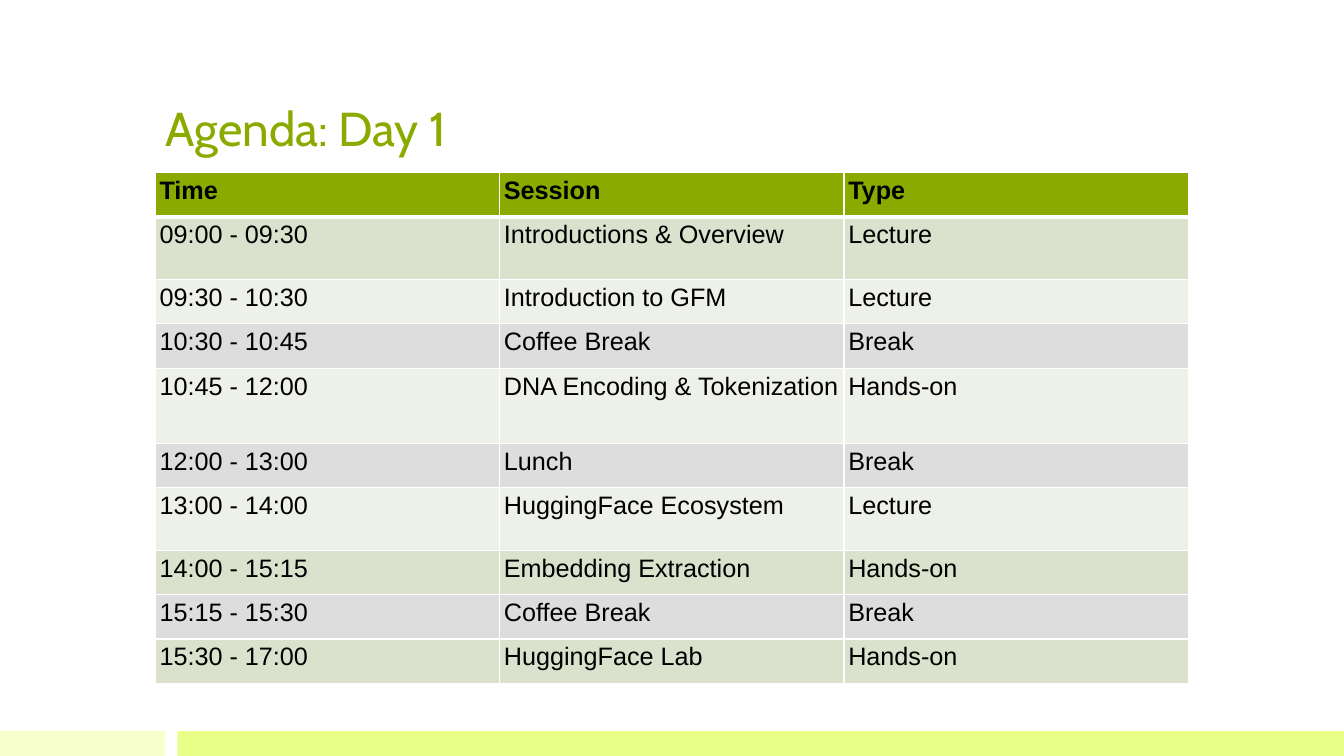
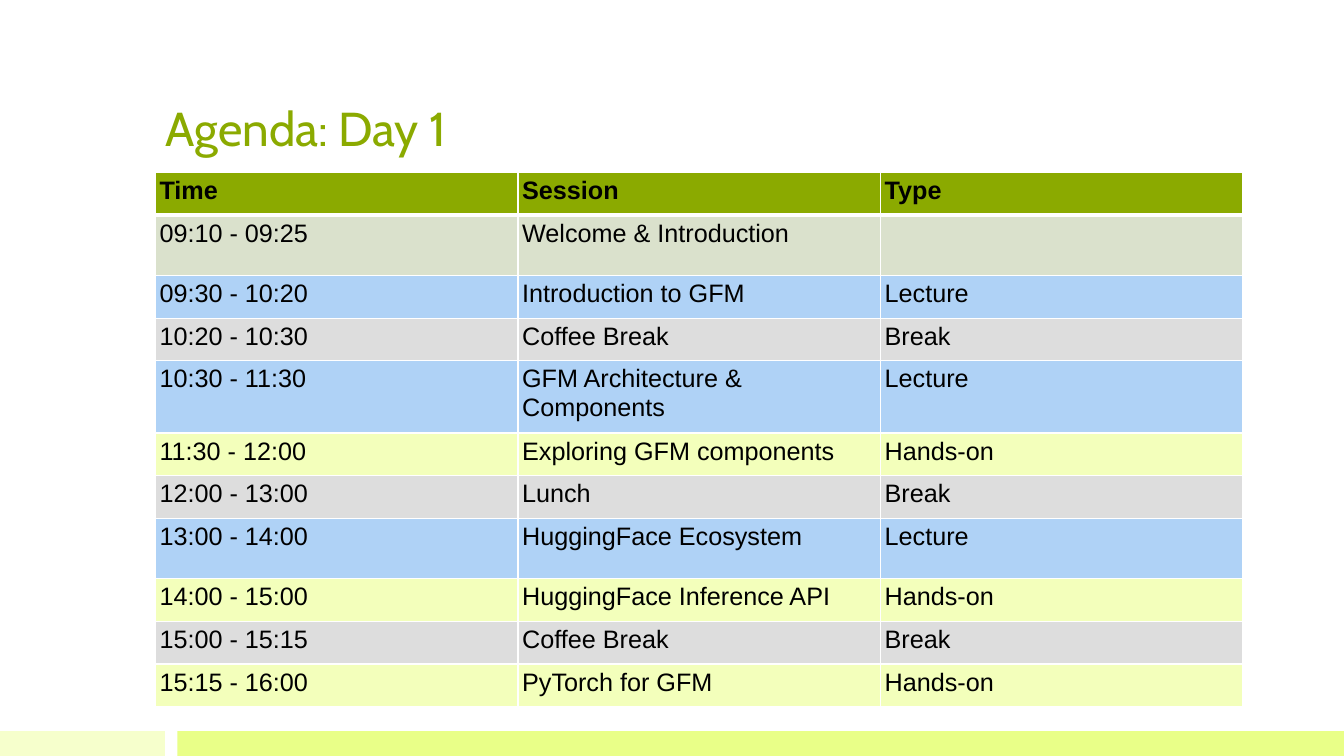
Before and after one commit to bioinfo-kaust/gfm-workshop, a slide deck: slide 5 of lecture_slides/00_workshop_introduction.pptx. Drawn at 1344x756 pixels with LibreOffice and Linux fonts; fonts in the diff are those of the drawing. Boxes give left, top, right and bottom in pixels: in the first picture for what was removed or moved away, otherwise in the second. Text is boxed around its words. In the diff, an @@ line names an element or a change of style, - is before the commit and + after.

Commit message:
Update workshop introduction slide

```diff
--- a/lecture_slides/00_workshop_introduction.pptx
+++ b/lecture_slides/00_workshop_introduction.pptx
@@ table at (155, 172, 1244, 707) @@
-row 2: 09:00 - 09:30 | Introductions & Overview | Lecture
-row 3: 09:30 - 10:30 | Introduction to GFM | Lecture
-row 4: 10:30 - 10:45 | Coffee Break | Break
-row 5: 10:45 - 12:00 | DNA Encoding & Tokenization | Hands-on
+row 2: 09:10 - 09:25 | Welcome & Introduction | 
+row 3: 09:30 - 10:20 | Introduction to GFM | Lecture
+row 4: 10:20 - 10:30 | Coffee Break | Break
+row 5: 10:30 - 11:30 | GFM Architecture & Components | Lecture
+row 6: 11:30 - 12:00 | Exploring GFM components | Hands-on
-row 9, column 1: 14:00 - 15:15
+row 9, column 1: 14:00 - 15:00
-row 9, column 2: Embedding Extraction
+row 9, column 2: HuggingFace Inference API
-row 10, column 1: 15:15 - 15:30
+row 10, column 1: 15:00 - 15:15
-row 11, column 1: 15:30 - 17:00
+row 11, column 1: 15:15 - 16:00
-row 11, column 2: HuggingFace Lab
+row 11, column 2: PyTorch for GFM
@@ table: place and size @@
-table at (155, 172, 1190, 684)
+table at (155, 172, 1244, 707)
```
Also in this commit, not shown: 4 other slides changed.
